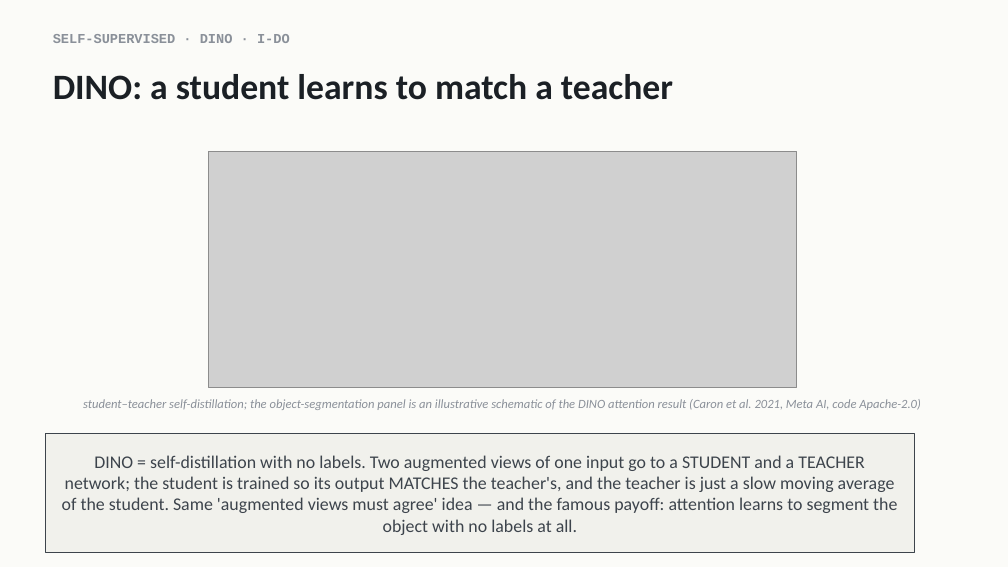
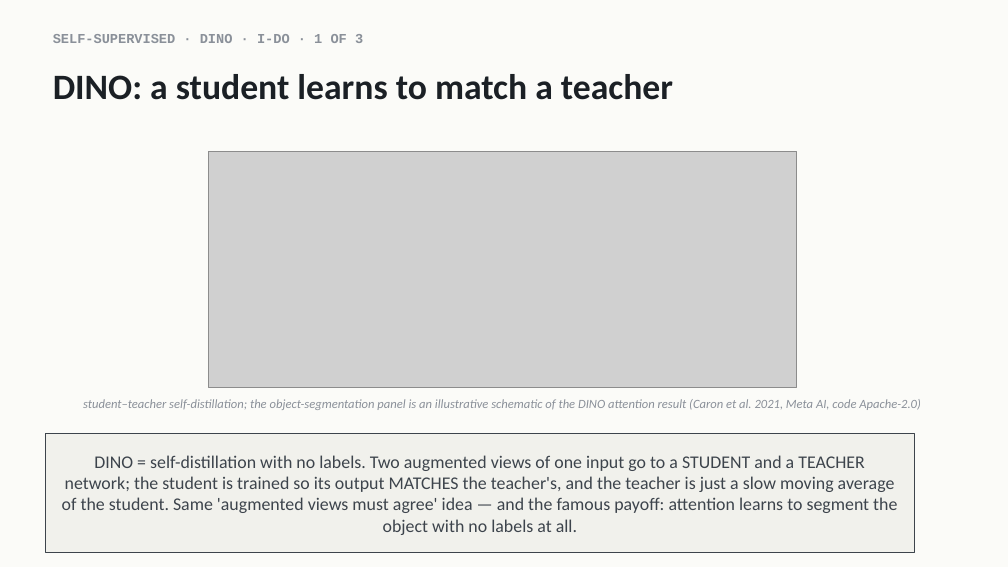
Before and after one commit to indigobio/msacl_dl_course, a slide deck: slide 22 of slides/pptx/lecture11_unsupervised.pptx. Drawn at 1008x567 pixels with LibreOffice and Linux fonts; fonts in the diff are those of the drawing; grey boxes stand for pictures. Boxes give left, top, right and bottom in pixels: in the first picture for what was removed or moved away, otherwise in the second. Text is boxed around its words. In the diff, an @@ line names an element or a change of style, - is before the commit and + after.

```diff
--- a/slides/pptx/lecture11_unsupervised.pptx
+++ b/slides/pptx/lecture11_unsupervised.pptx
@@ text at (53,34,363,43): text changed @@
-SELF-SUPERVISED · DINO · I-DO
+SELF-SUPERVISED · DINO · I-DO · 1 OF 3
```
Also in this commit, not shown: 4 other slides changed, 5 other files.
